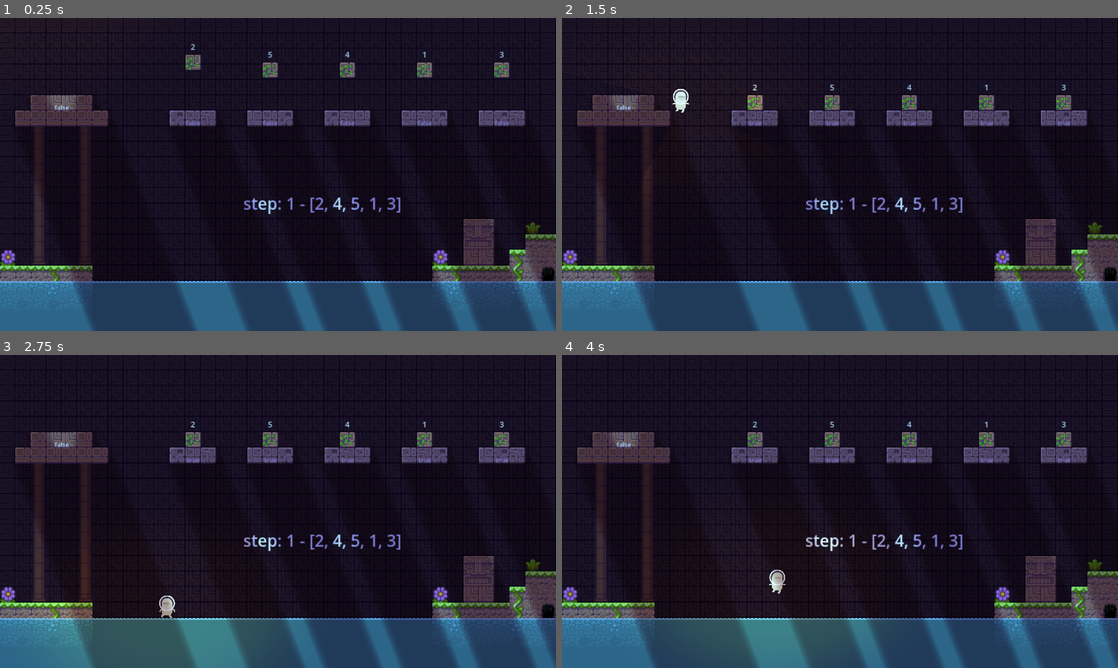
Above: before the commit, frames 1-4 (two rows, left to right).
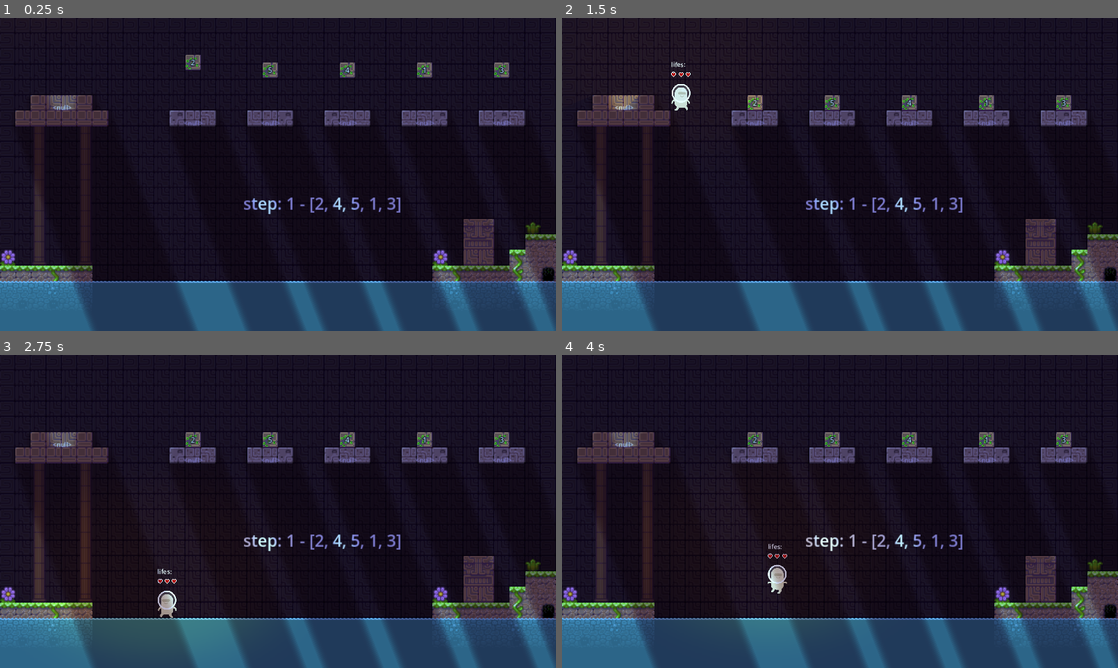
Above: after the commit, the same moments.

Repository: gabrielcoelh8/wajd-godot
Game: Godot game, scene res://world.tscn
Two runs of this game, one before a commit and one after it. Both use one fixed random seed, a clock stepped at 60 frames per second and the inputs below.
Inputs:
- Up to frame 1 (0.25 s): no input
- Up to frame 2 (1.5 s): hold Right (ui_right) from 0.53 s (still down); tap Ctrl (ui_drop) at 0.6 s; tap Up (ui_up) at 0.77 s; tap Space (ui_pick) at 0.8, 1.35 s
- Up to frame 3 (2.75 s): tap Up (ui_up) at 1.52 s; tap Ctrl (ui_drop) at 1.55, 2.1 s; release Right (ui_right) at 2.03 s; hold Left (ui_left) from 2.03 s (still down); tap Space (ui_pick) at 2.3 s
- Up to frame 4 (4 s): release Left (ui_left) at 2.78 s; hold Right (ui_right) from 2.78 s (still down); tap Space (ui_pick) at 2.85, 3.8 s; tap Up (ui_up) at 3.02, 3.77 s; tap Ctrl (ui_drop) at 3.05, 3.6 s

The runs differ from the first frame. In frame 1, 0.3% of the frame differs, in the area x 9-92%, y 8-35%; in frame 2, 0.6%, in the area x 8-92%, y 14-35%; in frame 3, 0.5%; in frame 4, 0.5%.

Commit message:
v0.1.3 --HEARTS AND STEPS -NOT YET

Diff:
--- a/Nodes/box.tscn
+++ b/Nodes/box.tscn
@@ -7,6 +7,8 @@
 size = Vector2(32, 32)
 
 [sub_resource type="LabelSettings" id="LabelSettings_h437c"]
+outline_size = 4
+outline_color = Color(0, 0, 0, 1)
 
 [sub_resource type="RectangleShape2D" id="RectangleShape2D_n6ft3"]
 size = Vector2(64, 64)
@@ -30,15 +32,16 @@
 debug_color = Color(0.690196, 0.498039, 0, 0.419608)
 
 [node name="Label" type="Label" parent="RigidBody2D"]
+visible = false
 anchors_preset = 8
 anchor_left = 0.5
 anchor_top = 0.5
 anchor_right = 0.5
 anchor_bottom = 0.5
 offset_left = -16.0
-offset_top = -48.0
+offset_top = -16.0
 offset_right = 16.0
-offset_bottom = -16.0
+offset_bottom = 16.0
 grow_horizontal = 2
 grow_vertical = 2
 text = "1"
--- a/Plat0.gd
+++ b/Plat0.gd
@@ -2,19 +2,23 @@
 
 @onready var dropzone = get_node("DropZone")
 @onready var label = get_node("Label")
+var box_number
 var drop_position
-var is_occupied = false
+var cont_overlaps = 0
 
 func _ready():
 	drop_position = dropzone.global_position
-	label.set_text(str(is_occupied))
+	label.set_text(str(box_number))
 
 func _on_area_entered(area):
-	if area.is_in_group("boxArea"):
-		is_occupied = true
-		label.set_text(str(is_occupied))
+	#trackear quantas caixas estão na plataforma
+	if not area.is_in_group("boxArea") or cont_overlaps>1:
+		return
+
+	cont_overlaps += 1
 
 func _on_area_exited(area):
-	if area.is_in_group("boxArea"):
-		is_occupied = false
-		label.set_text(str(is_occupied))
+	if not area.is_in_group("boxArea") or cont_overlaps>1:
+		return
+
+	cont_overlaps -= 1
--- a/Scripts/box_1.gd
+++ b/Scripts/box_1.gd
@@ -2,38 +2,57 @@
 
 @onready var player = get_node("../../Player")
 @onready var label = get_node("Label")
-
-var picked = false
+var number : int
+var picking = false
 var dropping = false
-var on_ground = true
 var player_is_inside = false
 var drop_position : Vector2
+var current_area
+
+func _process(_delta):
+	label.set_text(str(number))
 
 func _physics_process(_delta):
-	if picked:
+	if picking:
 		self.position = player.marker.global_position
 		self.freeze = true
 	if dropping:
-		self.position = drop_position
+		self.position = current_area.drop_position
 		self.freeze = false
 		dropping = false
 
 func _input(_event):
-	if Input.is_action_just_pressed("ui_pick") and player_is_inside and player.canPick == true:
-		on_ground = false
-		picked = true
+	#restrições
+	if current_area == null or not player_is_inside or current_area.cont_overlaps > 1:
+		return
+
+	#input listeners
+	if Input.is_action_just_pressed("ui_pick") and player.canPick == true:
+		player.lifes -= 1
+		picking = true
 		player.canPick = false
 
-	if Input.is_action_just_pressed("ui_drop") and player_is_inside and picked == true:
-		on_ground = true
-		picked = false
+	if Input.is_action_just_pressed("ui_drop") and picking == true:
+		player.lifes -= 1
+		picking = false
 		dropping = true
 		player.canPick = true
 
+#platform/area2D signals
 func _on_area_2d_area_entered(area):
-	#get drop_pos by marker of platform
-	drop_position = area.drop_position
+	if not area.is_in_group("Platform"):
+		return
+	#get drop_pos by marker of platform/area2D
+	current_area = area
+	area.box_number = self.number
 
+func _on_area_2d_area_exited(area):
+	if not area.is_in_group("Platform"):
+		return
+	area.box_number = 0
+	current_area = null
+
+#player/area2D signals
 func _on_area_2d_body_entered(body):
 	if body is Player:
 		player_is_inside = true
--- a/Scripts/box_1.tscn
+++ b/Scripts/box_1.tscn
@@ -7,6 +7,8 @@
 size = Vector2(32, 32)
 
 [sub_resource type="LabelSettings" id="LabelSettings_kibqo"]
+outline_size = 5
+outline_color = Color(0, 0, 0, 1)
 
 [sub_resource type="RectangleShape2D" id="RectangleShape2D_130ke"]
 size = Vector2(64, 64)
@@ -34,9 +36,9 @@
 anchor_right = 0.5
 anchor_bottom = 0.5
 offset_left = -16.0
-offset_top = -48.0
+offset_top = -16.0
 offset_right = 16.0
-offset_bottom = -16.0
+offset_bottom = 16.0
 grow_horizontal = 2
 grow_vertical = 2
 text = "1"
--- /dev/null
+++ b/Sprites/hearts.tres
@@ -0,0 +1,110 @@
+[gd_resource type="SpriteFrames" load_steps=14 format=3 uid="uid://ul6po1sxl874"]
+
+[ext_resource type="Texture2D" uid="uid://biula82lgst2a" path="res://Sprites/heart.png" id="1_h15f5"]
+
+[sub_resource type="AtlasTexture" id="AtlasTexture_7qjiq"]
+atlas = ExtResource("1_h15f5")
+region = Rect2(14, 0, 7, 7)
+
+[sub_resource type="AtlasTexture" id="AtlasTexture_8x4dw"]
+atlas = ExtResource("1_h15f5")
+region = Rect2(21, 0, 7, 7)
+
+[sub_resource type="AtlasTexture" id="AtlasTexture_b2m0d"]
+atlas = ExtResource("1_h15f5")
+region = Rect2(28, 0, 7, 7)
+
+[sub_resource type="AtlasTexture" id="AtlasTexture_40rcm"]
+atlas = ExtResource("1_h15f5")
+region = Rect2(0, 0, 7, 7)
+
+[sub_resource type="AtlasTexture" id="AtlasTexture_yi22v"]
+atlas = ExtResource("1_h15f5")
+region = Rect2(0, 0, 7, 7)
+
+[sub_resource type="AtlasTexture" id="AtlasTexture_7sdo6"]
+atlas = ExtResource("1_h15f5")
+region = Rect2(7, 0, 7, 7)
+
+[sub_resource type="AtlasTexture" id="AtlasTexture_0opxt"]
+atlas = ExtResource("1_h15f5")
+region = Rect2(14, 0, 7, 7)
+
+[sub_resource type="AtlasTexture" id="AtlasTexture_clvef"]
+atlas = ExtResource("1_h15f5")
+region = Rect2(28, 0, 7, 7)
+
+[sub_resource type="AtlasTexture" id="AtlasTexture_ympo7"]
+atlas = ExtResource("1_h15f5")
+region = Rect2(21, 0, 7, 7)
+
+[sub_resource type="AtlasTexture" id="AtlasTexture_ukpxh"]
+atlas = ExtResource("1_h15f5")
+region = Rect2(14, 0, 7, 7)
+
+[sub_resource type="AtlasTexture" id="AtlasTexture_xrene"]
+atlas = ExtResource("1_h15f5")
+region = Rect2(7, 0, 7, 7)
+
+[sub_resource type="AtlasTexture" id="AtlasTexture_u5a62"]
+atlas = ExtResource("1_h15f5")
+region = Rect2(0, 0, 7, 7)
+
+[resource]
+animations = [{
+"frames": [{
+"duration": 1.0,
+"texture": SubResource("AtlasTexture_7qjiq")
+}, {
+"duration": 1.0,
+"texture": SubResource("AtlasTexture_8x4dw")
+}, {
+"duration": 1.0,
+"texture": SubResource("AtlasTexture_b2m0d")
+}],
+"loop": true,
+"name": &"full_loss",
+"speed": 5.0
+}, {
+"frames": [{
+"duration": 1.0,
+"texture": SubResource("AtlasTexture_40rcm")
+}],
+"loop": true,
+"name": &"idle",
+"speed": 5.0
+}, {
+"frames": [{
+"duration": 1.0,
+"texture": SubResource("AtlasTexture_yi22v")
+}, {
+"duration": 1.0,
+"texture": SubResource("AtlasTexture_7sdo6")
+}, {
+"duration": 1.0,
+"texture": SubResource("AtlasTexture_0opxt")
+}],
+"loop": false,
+"name": &"mid_loss",
+"speed": 5.0
+}, {
+"frames": [{
+"duration": 1.0,
+"texture": SubResource("AtlasTexture_clvef")
+}, {
+"duration": 1.0,
+"texture": SubResource("AtlasTexture_ympo7")
+}, {
+"duration": 1.0,
+"texture": SubResource("AtlasTexture_ukpxh")
+}, {
+"duration": 1.0,
+"texture": SubResource("AtlasTexture_xrene")
+}, {
+"duration": 1.0,
+"texture": SubResource("AtlasTexture_u5a62")
+}],
+"loop": false,
+"name": &"reset",
+"speed": 5.0
+}]
--- a/player.gd
+++ b/player.gd
@@ -2,25 +2,33 @@
 class_name Player
 
 @export_category('SCRIPT')
+signal no_lifes
+
 @export var SPEED = 200.0
 @export var JUMP_VELOCITY = -500.0
-@export var JUMP_RELEASE_FORCE = -200
-@export var ACCELERATION = 10
-@export var FRICTION = 10
-@export var ADD_FALL_GRAVITY = 4
-@export var canPick = true
+var JUMP_RELEASE_FORCE = -200
+var ACCELERATION = 10
+var FRICTION = 10
+var ADD_FALL_GRAVITY = 4
+var canPick = true
+var lifes = 6
+
+@onready var text = $RichTextLabel
 @onready var marker = $Marker2D
-@onready var sprite = $AnimatedSprite2D
+@onready var animatedSprite = $AnimatedSprite2D
+#onready - só declara após o node estar carregado
 
 # Get the gravity from the project settings to be synced with RigidBody nodes.
 var GRAVITY = ProjectSettings.get_setting("physics/2d/default_gravity")
 
-@onready var animatedSprite = $AnimatedSprite2D #só declara após o node estar carregado
-
 func _ready():
 	animatedSprite.sprite_frames = load("res://playerBeige.tres")
+	#setar spriteframes (permite mudar os frames do objeto)
 
-	#setar spriteframes (permite mudar os frames do objeto)
+func _process(_delta):
+	if lifes == 0:
+		emit_signal("no_lifes")
+	text.text = "[shake rate=5 level=10]lifes: "+ str(lifes) +"[/shake]"
 
 func _physics_process(delta):
 	# aplica gravidade por delta
@@ -55,7 +63,6 @@
 		if velocity.y > 0:
 			velocity.y += ADD_FALL_GRAVITY
 			#gravidade adicional ao começar queda livre
-
 	move_and_slide()
 
 func apply_gravity(delta):
--- a/player.tscn
+++ b/player.tscn
@@ -1,22 +1,24 @@
-[gd_scene load_steps=5 format=3 uid="uid://c0tr5ncyq4dk1"]
+[gd_scene load_steps=7 format=3 uid="uid://c0tr5ncyq4dk1"]
 
 [ext_resource type="Script" path="res://player.gd" id="1_8gunb"]
 [ext_resource type="SpriteFrames" uid="uid://6k82lw22eccf" path="res://playerBeige.tres" id="2_8dcsu"]
 [ext_resource type="Texture2D" uid="uid://gtm1300iq7wa" path="res://Sprites/spot.png" id="2_igwjr"]
+[ext_resource type="SpriteFrames" uid="uid://ul6po1sxl874" path="res://Sprites/hearts.tres" id="4_h53en"]
 
 [sub_resource type="RectangleShape2D" id="RectangleShape2D_iyrwh"]
-size = Vector2(48, 78)
+size = Vector2(80, 110)
+
+[sub_resource type="Theme" id="Theme_ogeel"]
+default_font_size = 26
 
 [node name="Player" type="CharacterBody2D"]
 scale = Vector2(0.5, 0.5)
 collision_layer = 2
 script = ExtResource("1_8gunb")
-FRICTION = 30
-ADD_FALL_GRAVITY = 7
 
 [node name="PointLight2D" type="PointLight2D" parent="."]
 z_index = -1
-position = Vector2(6, 6)
+position = Vector2(-16, -208)
 scale = Vector2(10.0931, 7.0188)
 color = Color(0.996078, 0.94902, 0, 0.568627)
 energy = 0.45
@@ -26,13 +28,51 @@
 
 [node name="AnimatedSprite2D" type="AnimatedSprite2D" parent="."]
 z_index = 1
+texture_filter = 3
+position = Vector2(0, -56)
+scale = Vector2(1.17647, 1.19624)
 sprite_frames = ExtResource("2_8dcsu")
 animation = &"run"
 autoplay = "idle"
 
 [node name="Marker2D" type="Marker2D" parent="."]
-position = Vector2(0, -80)
+position = Vector2(0, -104)
 
 [node name="CollisionShape2D" type="CollisionShape2D" parent="."]
-position = Vector2(0, 7)
+position = Vector2(0, -55)
 shape = SubResource("RectangleShape2D_iyrwh")
+
+[node name="RichTextLabel" type="RichTextLabel" parent="."]
+offset_left = -40.0
+offset_top = -210.0
+offset_right = 40.0
+offset_bottom = -162.0
+theme = SubResource("Theme_ogeel")
+bbcode_enabled = true
+fit_content = true
+
+[node name="hearts" type="Node2D" parent="."]
+position = Vector2(0, -150)
+
+[node name="AnimatedSprite2D" type="AnimatedSprite2D" parent="hearts"]
+texture_filter = 3
+position = Vector2(-30, 0)
+scale = Vector2(2.85714, 2.85714)
+sprite_frames = ExtResource("4_h53en")
+animation = &"full_loss"
+autoplay = "idle"
+
+[node name="AnimatedSprite2D2" type="AnimatedSprite2D" parent="hearts"]
+texture_filter = 3
+scale = Vector2(2.85714, 2.85714)
+sprite_frames = ExtResource("4_h53en")
+animation = &"full_loss"
+autoplay = "idle"
+
+[node name="AnimatedSprite2D3" type="AnimatedSprite2D" parent="hearts"]
+texture_filter = 3
+position = Vector2(30, 0)
+scale = Vector2(2.85714, 2.85714)
+sprite_frames = ExtResource("4_h53en")
+animation = &"full_loss"
+autoplay = "idle"
--- a/world.gd
+++ b/world.gd
@@ -1,22 +1,27 @@
 extends Node2D
+@onready var player = $Player
 @onready var boxes_nodes = get_tree().get_nodes_in_group("boxes")
+@onready var platforms_nodes = get_tree().get_nodes_in_group("Platform")
 @onready var label = $Label
+
 var numbers = []
 var steps = []
-var current_step = 1
+var current_step = 0
 var used_numbers : Array = []
 
-# Called when the node enters the scene tree for the first time.
 func _ready():
 	randomize()
-
 	for i in range(boxes_nodes.size()):
 		var unique_number = generate_unique_random()
 		numbers.append(unique_number)
-		boxes_nodes[i].label.set_text(str(unique_number))
-
+		boxes_nodes[i].number = unique_number
+	#debug
 	print(numbers)
 	bubble_sort(numbers)
+
+	#signal
+	player.no_lifes.connect(analyse_step)
+	next_step()
 
 func _process(_delta):
 	label.set_text("step: " + str(current_step) + " - " + str(steps[current_step]))
@@ -25,27 +30,31 @@
 	var n = arr.size()
 	var swapped
 	var temp_arr = []
+
+	for item in arr:
+		temp_arr.append(item)
+	steps.append(temp_arr)
+	temp_arr = []
+
 	while swapped != false:
 		swapped = false
-
 		for i in range(1, n):
 			if arr[i-1] > arr[i]:
 				#debug
 				print("swap: ",arr[i - 1]," -> ", arr[i])
-								# registrar cada passo
-				for x in range(n):
-					temp_arr.append(numbers[x])
-				steps.append(temp_arr)
 
 				var temp = arr[i - 1]
 				arr[i - 1] = arr[i]
 				arr[i] = temp
 				swapped = true
 
+				# registrar cada passo
+				for x in range(n):
+					temp_arr.append(numbers[x])
+				steps.append(temp_arr)
+
 				temp_arr = []
-
-				print(numbers)
-		#n -= 1
+		#n -= 1 -----otimização
 	print(steps)
 
 func generate_unique_random():
@@ -58,7 +67,17 @@
 	return random_number
 
 func analyse_step():
-	return true
+	print("steps=", steps[current_step])
+
+	for n in range(1, platforms_nodes.size()):
+		if not platforms_nodes[n].box.number == steps[current_step][n-1]:
+			gameover()
+			return
+	next_step()
+
+func gameover():
+	print("Game over!")
+	pass
 
 func next_step():
 	if current_step < steps.size():
--- a/world.tscn
+++ b/world.tscn
@@ -84,6 +84,9 @@
 text = "debug"
 label_settings = SubResource("LabelSettings_p5my3")
 
+[connection signal="area_exited" from="boxes/Box1/Area2D" to="boxes/Box1" method="_on_area_2d_area_exited"]
+
+[editable path="Player"]
 [editable path="boxes/Box1"]
 [editable path="Platforms/Plat"]
 [editable path="Platforms/Plat1"]
